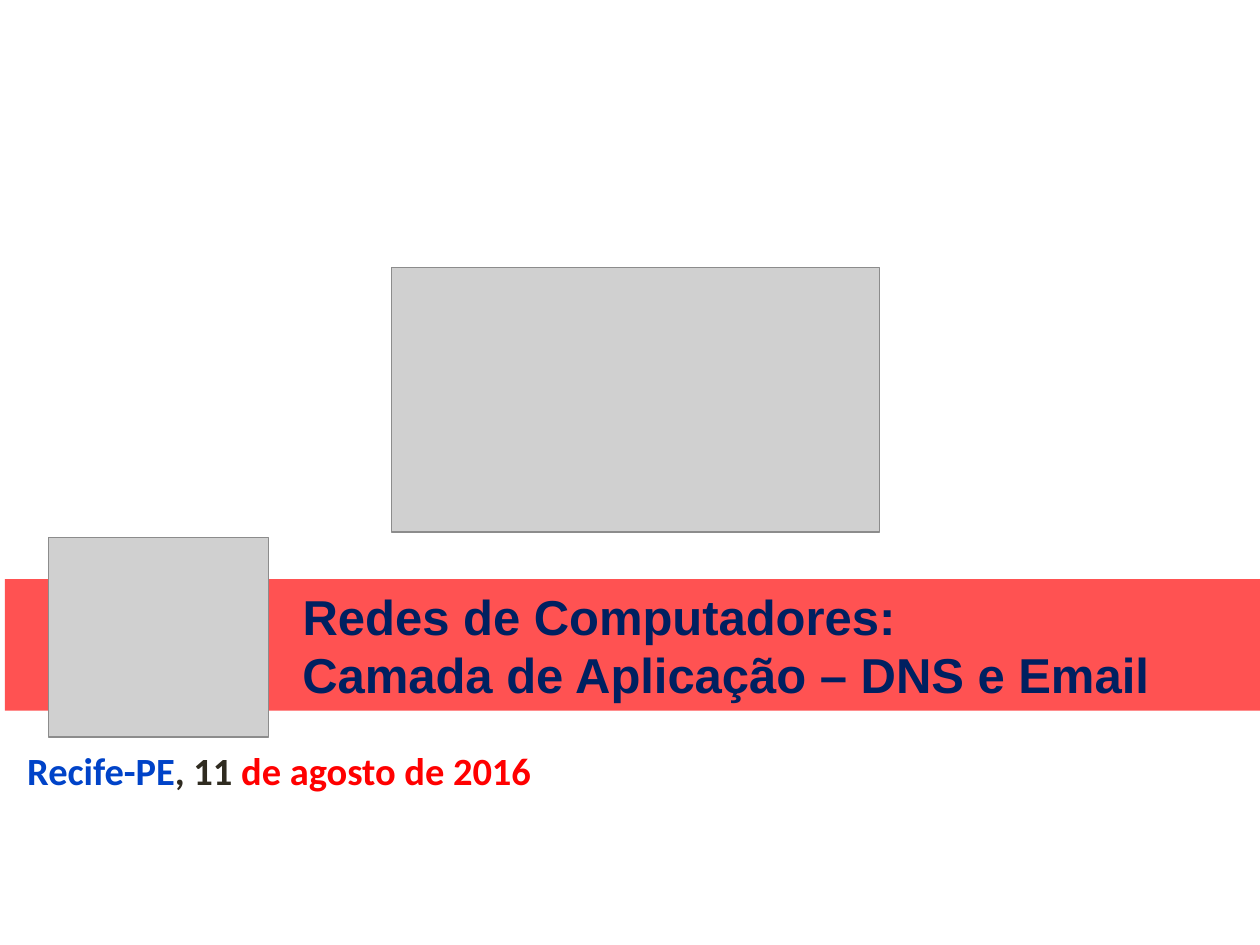
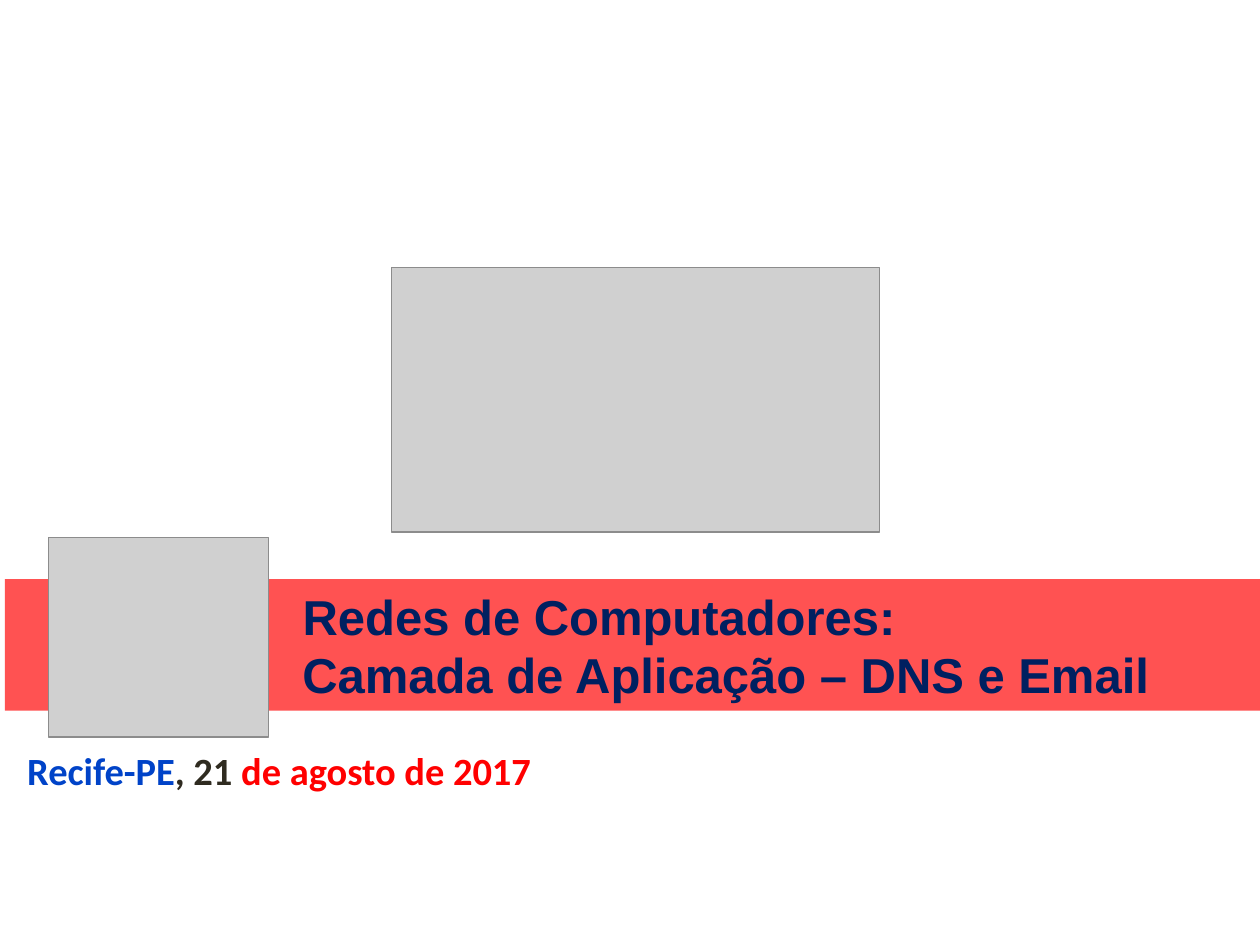
Before and after one commit to niviaquental/niviaquental.github.io, a slide deck: slide 1 of Presentations/Aula03-Aplicacao-EmailDNS/03-DNSEmail.pptx. Drawn at 1260x945 pixels with LibreOffice and Linux fonts; fonts in the diff are those of the drawing; grey boxes stand for pictures; background and template pictures are left out. Boxes give left, top, right and bottom in pixels: in the first picture for what was removed or moved away, otherwise in the second. Text is boxed around its words. In the diff, an @@ line names an element or a change of style, - is before the commit and + after.

```diff
--- a/Presentations/Aula03-Aplicacao-EmailDNS/03-DNSEmail.pptx
+++ b/Presentations/Aula03-Aplicacao-EmailDNS/03-DNSEmail.pptx
@@ text at box(27, 758, 531, 792): text changed @@
-Recife-PE, 11 de agosto de 2016
+Recife-PE, 21 de agosto de 2017
```
Also in this commit, not shown: 3 other slides changed, 2 other files.
